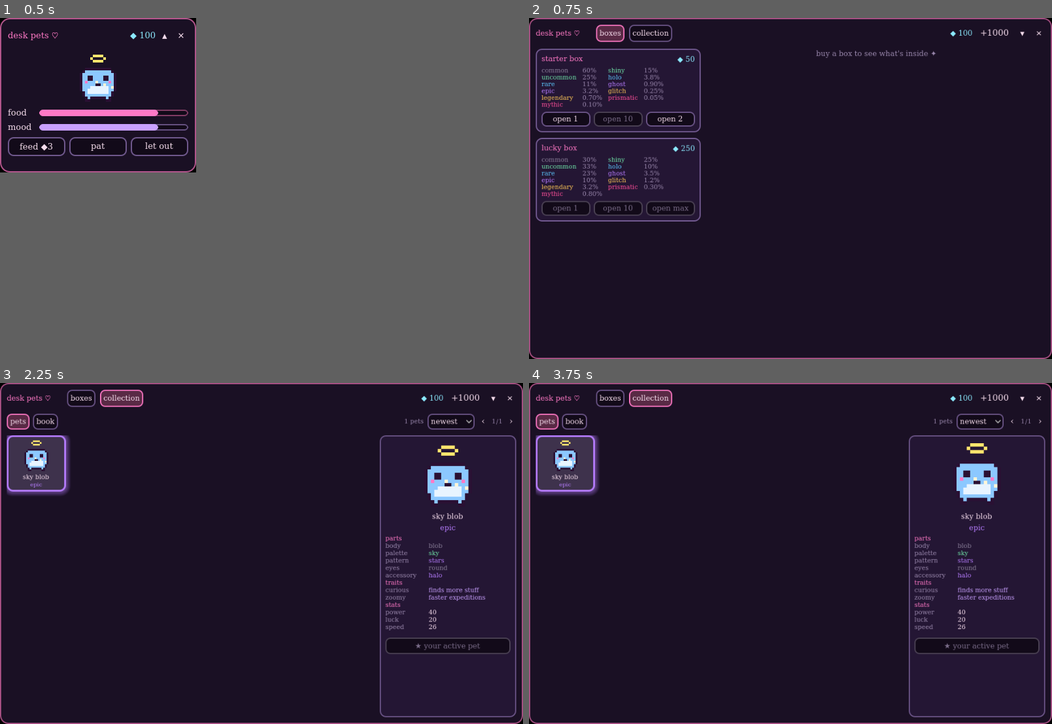
Above: before the commit, frames 1-4 (two rows, left to right).
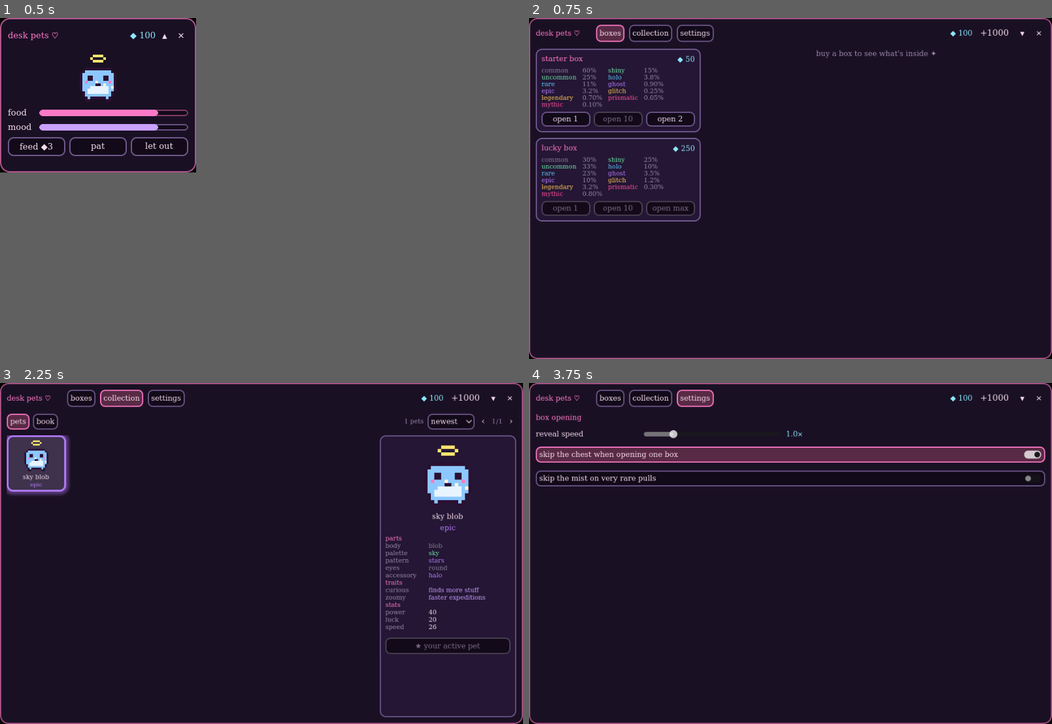
Above: after the commit, the same moments.

Repository: rephyr/desk-pet
Game: Godot game, scene res://scenes/home.tscn
Two runs of this game, one before a commit and one after it. Both use one fixed random seed, a clock stepped at 60 frames per second and the inputs below.
Inputs (mouse positions are in pixels of both pictures, inside the frame that each line leads up to):
- Up to frame 1 (0.5 s): no input
- Up to frame 2 (0.75 s): click "▴" at 0.5 s
- Up to frame 3 (2.25 s): click "boxes" at 1.25 s; click "collection" at 2 s
- Up to frame 4 (3.75 s): click (591, 389) at 2.75 s, where only the run after the commit has a clickable "settings"; click (628, 417) at 3.5 s, where only the run after the commit has a clickable "skip the chest when opening o…"

Frame 1 is identical in both runs. In frame 2, 0.1% of the frame differs, in the area x 28-36%, y 1-8%; in frame 3, 0.1%; in frame 4, 12%, in the area x 1-99%, y 1-99%.

Commit message:
settings for reveal speed and skipping

Diff:
--- a/project.godot
+++ b/project.godot
@@ -18,6 +18,7 @@
 [autoload]
 
 GameState="*res://scripts/game_state.gd"
+Settings="*res://scripts/settings.gd"
 
 [display]
 
--- /dev/null
+++ b/scripts/settings.gd
@@ -0,0 +1,31 @@
+extends Node
+## Autoload "Settings": player preferences, saved apart from game progress so a bad save
+## never resets them (and they never reset a save).
+
+signal changed
+
+const PATH := "user://settings.json"
+const MIN_SPEED := 0.5
+const MAX_SPEED := 3.0
+
+var reveal_speed := 1.0  # multiplies every reveal animation
+var skip_single_reveal := false  # open 1 box shows the result straight away
+var skip_ritual := false  # rare pulls skip the blocker you drag around
+
+
+func _init() -> void:
+	var data := SaveFile.read(PATH)
+	reveal_speed = clampf(float(data.get("reveal_speed", reveal_speed)), MIN_SPEED, MAX_SPEED)
+	skip_single_reveal = bool(data.get("skip_single_reveal", skip_single_reveal))
+	skip_ritual = bool(data.get("skip_ritual", skip_ritual))
+
+
+func set_value(key: String, value: Variant) -> void:
+	set(key, value)
+	reveal_speed = clampf(reveal_speed, MIN_SPEED, MAX_SPEED)
+	SaveFile.write(PATH, {
+		"reveal_speed": reveal_speed,
+		"skip_single_reveal": skip_single_reveal,
+		"skip_ritual": skip_ritual,
+	})
+	changed.emit()
--- a/scripts/ui/expanded_view.gd
+++ b/scripts/ui/expanded_view.gd
@@ -28,7 +28,7 @@
 
 	var body := MarginContainer.new()
 	body.size_flags_vertical = SIZE_EXPAND_FILL
-	_tabs = { "boxes": boxes, "collection": collection }
+	_tabs = { "boxes": boxes, "collection": collection, "settings": SettingsTab.new() }
 	var group := ButtonGroup.new()
 	for tab_name in _tabs:
 		body.add_child(_tabs[tab_name])
--- /dev/null
+++ b/scripts/ui/settings_tab.gd
@@ -0,0 +1,40 @@
+class_name SettingsTab
+extends VBoxContainer
+## Player preferences (see the Settings autoload).
+
+
+func _init() -> void:
+	add_theme_constant_override("separation", 14)
+	add_child(UiTheme.label("box opening", UiTheme.PINK))
+
+	var speed_row := HBoxContainer.new()
+	speed_row.add_theme_constant_override("separation", 10)
+	var name_label := UiTheme.label("reveal speed")
+	name_label.custom_minimum_size = Vector2(180, 0)
+	speed_row.add_child(name_label)
+	var slider := HSlider.new()
+	slider.min_value = Settings.MIN_SPEED
+	slider.max_value = Settings.MAX_SPEED
+	slider.step = 0.25
+	slider.value = Settings.reveal_speed
+	slider.custom_minimum_size = Vector2(240, 0)
+	slider.focus_mode = FOCUS_NONE
+	speed_row.add_child(slider)
+	var value_label := UiTheme.label("%s×" % Settings.reveal_speed, UiTheme.CYAN)
+	speed_row.add_child(value_label)
+	slider.value_changed.connect(func(v):
+		value_label.text = "%s×" % v
+		Settings.set_value("reveal_speed", v))
+	add_child(speed_row)
+
+	add_child(_toggle("skip the chest when opening one box", "skip_single_reveal"))
+	add_child(_toggle("skip the mist on very rare pulls", "skip_ritual"))
+
+
+func _toggle(text: String, key: String) -> CheckButton:
+	var b := CheckButton.new()
+	b.text = text
+	b.focus_mode = FOCUS_NONE
+	b.button_pressed = Settings.get(key)
+	b.toggled.connect(func(on): Settings.set_value(key, on))
+	return b
Not shown, added: scripts/settings.gd.uid
Not shown, added: scripts/ui/settings_tab.gd.uid
